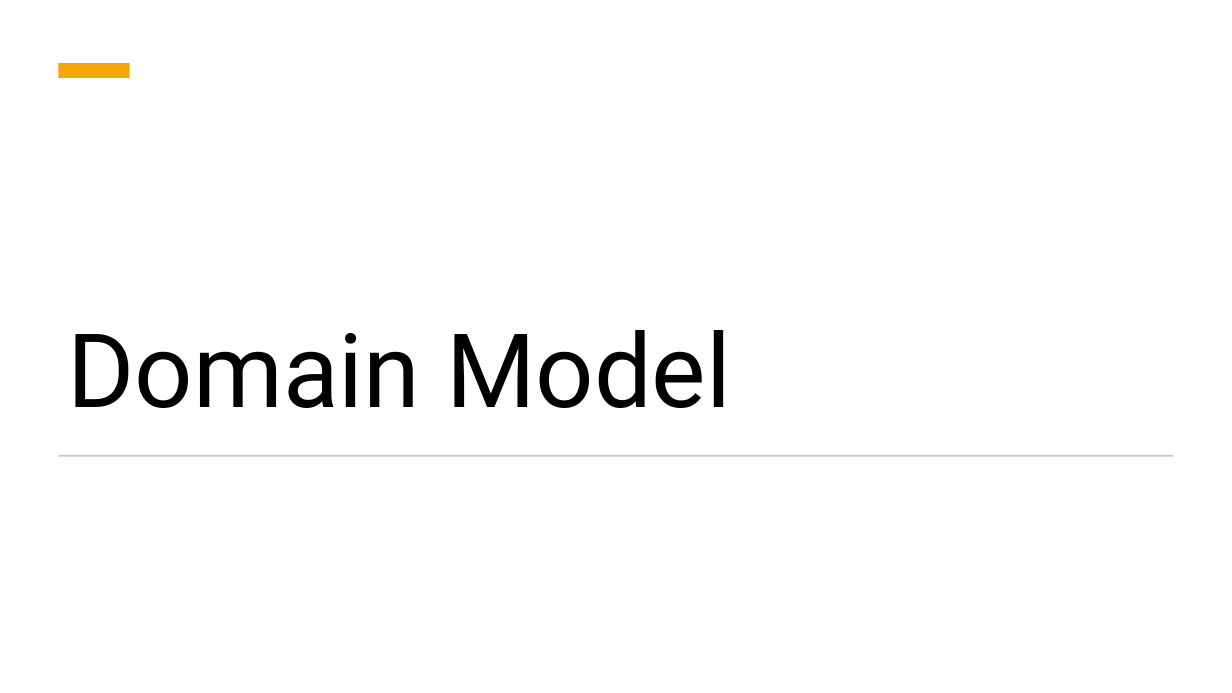
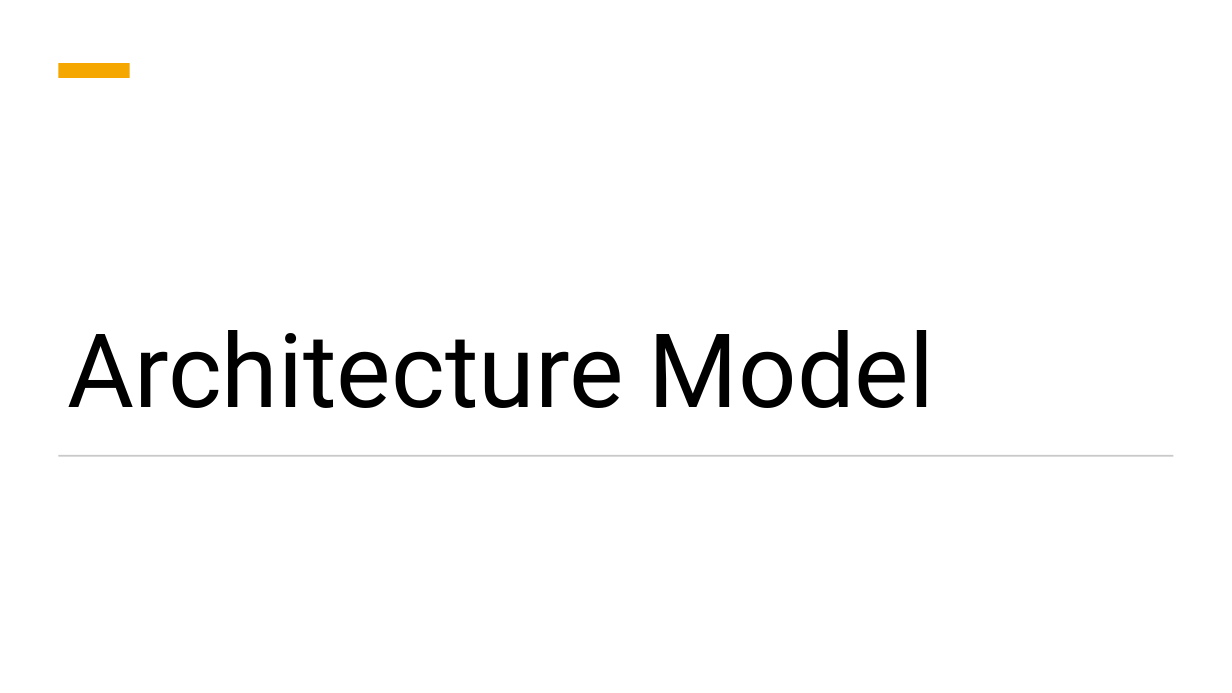
Before and after one commit to xlumzee/Optimizing-Trading-Strategies-RL, a slide deck: slide 19 of presentation/Optimizing Trading Strategies with Reinforcement Learning.pptx (slide 17 before the commit). Drawn at 1232x693 pixels with LibreOffice and Linux fonts; fonts in the diff are those of the drawing. Boxes give left, top, right and bottom in pixels: in the first picture for what was removed or moved away, otherwise in the second. Text is boxed around its words. In the diff, an @@ line names an element or a change of style, - is before the commit and + after.

Commit message:
git ignore, bunch of baseline models

```diff
--- a/presentation/Optimizing Trading Strategies with Reinforcement Learning.pptx
+++ b/presentation/Optimizing Trading Strategies with Reinforcement Learning.pptx
@@ title at [67,330,934,408]: text changed @@
-Domain Model
+Architecture Model
```
Also in this commit, not shown: 8 slides added, 1 slide removed, 1 other file.
